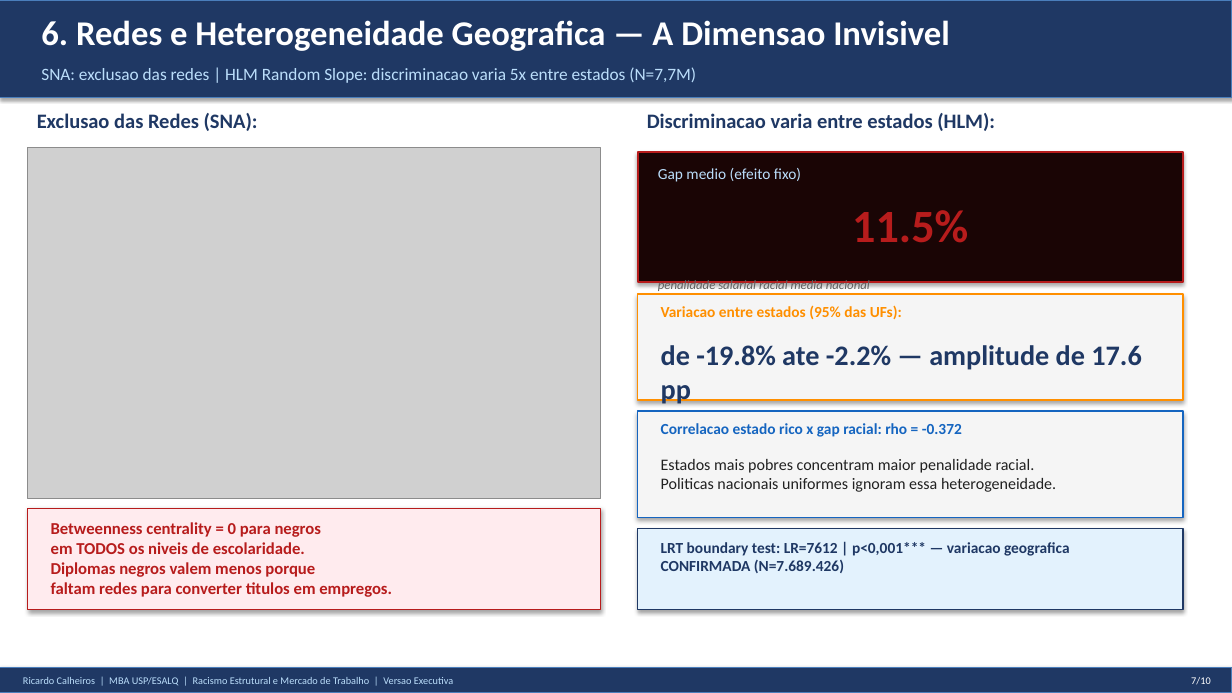
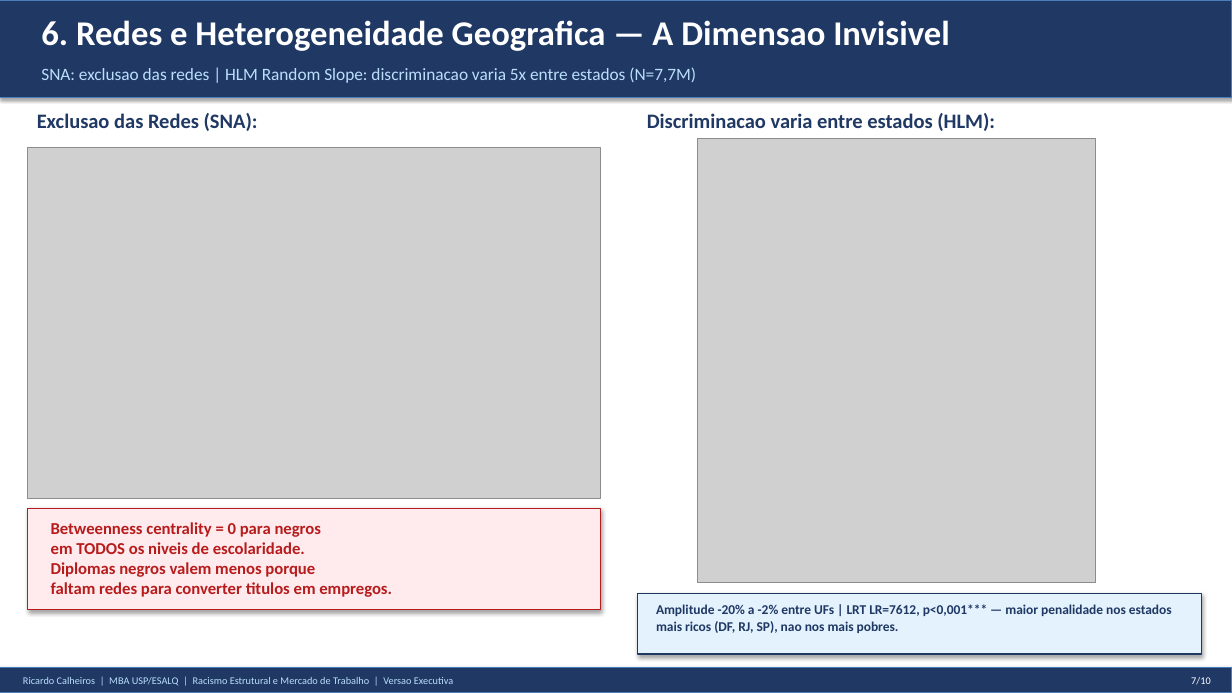
Before and after one commit to rickinrj-ux/ProjetoRacismoPNAD, a slide deck: slide 7 of apresentacao_executiva_tcc.pptx. Drawn at 1232x693 pixels with LibreOffice and Linux fonts; fonts in the diff are those of the drawing; grey boxes stand for pictures. Boxes give left, top, right and bottom in pixels: in the first picture for what was removed or moved away, otherwise in the second. Text is boxed around its words. In the diff, an @@ line names an element or a change of style, - is before the commit and + after.

```diff
--- a/apresentacao_executiva_tcc.pptx
+++ b/apresentacao_executiva_tcc.pptx
@@ picture added at (698, 139, 1095, 583) @@
@@ rectangle removed at (638, 152, 1183, 282) @@
@@ text removed at (658, 168, 801, 182) @@
-Gap medio (efeito fixo)
@@ text removed at (852, 210, 968, 243) @@
-11.5%
@@ rectangle removed at (638, 294, 1183, 400) @@
@@ text removed at (658, 279, 870, 294) @@
-penalidade salarial racial media nacional
@@ text removed at (661, 305, 902, 319) @@
-Variacao entre estados (95% das UFs):
@@ text removed at (661, 345, 1141, 370) @@
-de -19.8% ate -2.2% — amplitude de 17.6 pp
@@ rectangle removed at (638, 411, 1183, 518) @@
@@ text removed at (661, 423, 962, 437) @@
-Correlacao estado rico x gap racial: rho = -0.372
@@ text removed at (661, 459, 1056, 492) @@
-Estados mais pobres concentram maior penalidade racial.
-Politicas nacionais uniformes ignoram essa heterogeneidade.
@@ text removed at (661, 542, 1070, 573) @@
-LRT boundary test: LR=7612 | p<0,001*** — variacao geografica CONFIRMADA (N=7.689.426)
@@ rectangle: place and size @@
-rectangle at (638, 529, 1183, 610)
+rectangle at (638, 593, 1202, 654)
@@ text added at (656, 604, 1172, 633), 10.5 pt, text #1F3864, bold @@
+Amplitude -20% a -2% entre UFs | LRT LR=7612, p<0,001*** — maior penalidade nos estados mais ricos (DF, RJ, SP), nao nos mais pobres.
```
Also in this commit, not shown: 2 other slides changed, 26 other files.
